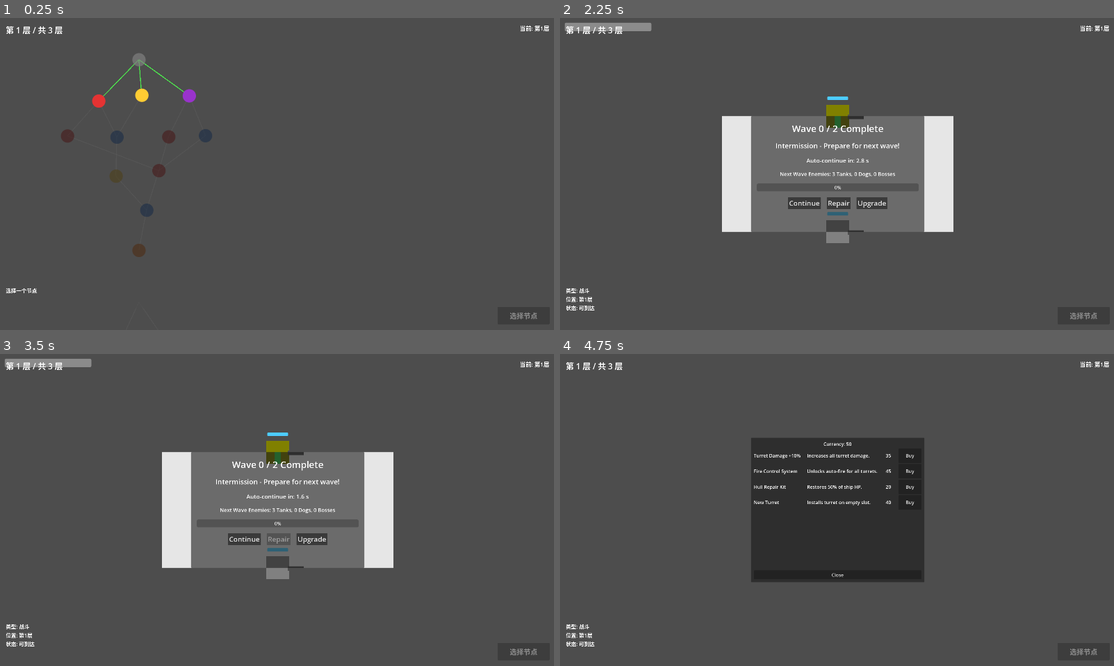
Above: before the commit, frames 1-4 (two rows, left to right).
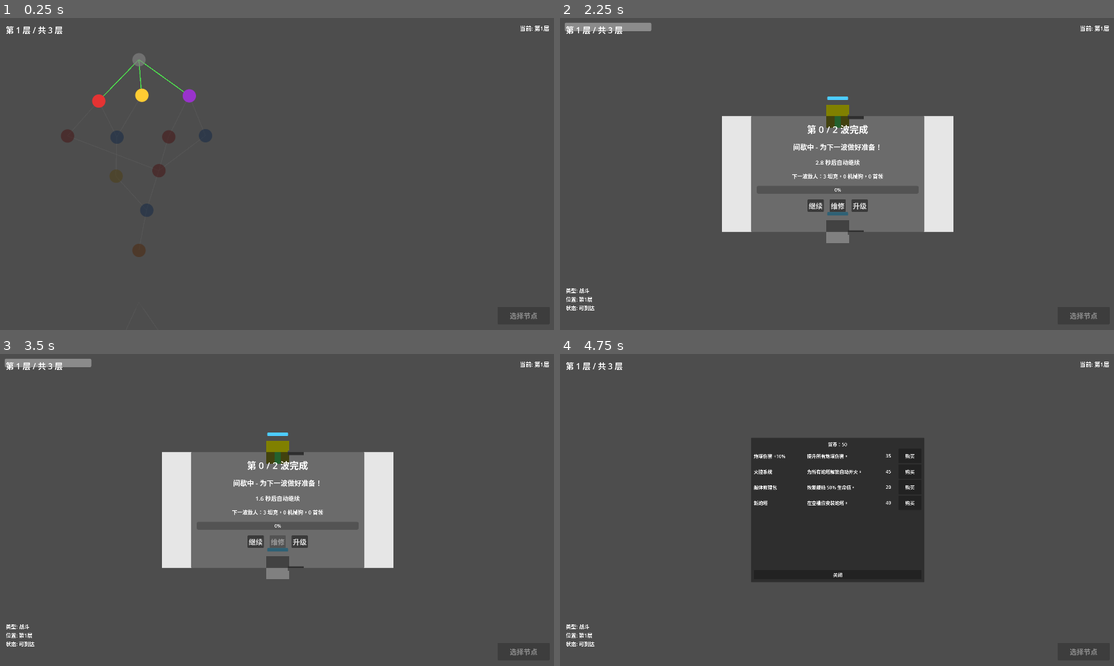
Above: after the commit, the same moments.

Repository: WhiteGiverMa/operation-taklamakan
Game: Godot game, scene res://scenes/main.tscn
The game is run twice, just before and just after one commit, with the same random seed, the same clock (stepped at 60 frames per second) and the same inputs.
Inputs (mouse positions are in pixels of both pictures, inside the frame that each line leads up to):
- Up to frame 1 (0.25 s): no input
- Up to frame 2 (2.25 s): click (698, 58) at 0.52 s; click (659, 102) at 1.27 s; click "确认前往" at 2 s
- Up to frame 3 (3.5 s): click "Repair" (after the commit: "维修") at 2.75 s
- Up to frame 4 (4.75 s): click "Upgrade" (after the commit: "升级") at 3.5 s; tap Enter (ui_accept) at 4.25, 4.52 s; move the mouse to (958, 494) at 4.27 s; hold D (move_right) from 4.28 s (still down); hold R (repair) from 4.28 s (still down); click (958, 494) at 4.42 s

The runs differ from the first frame. In frame 1, less than 0.1% of the frame differs, in the area x 1-7%, y 86-89%; in frame 2, 1.4%, in the area x 39-62%, y 34-63%; in frame 3, 1.3%; in frame 4, 0.8%.

Commit message:
feat: localize UI screens with translation mappings
Ultraworked with [Sisyphus](https://github.com/code-yeongyu/oh-my-openagent)

Co-authored-by: Sisyphus <clio-agent@sisyphuslabs.ai>

Diff:
--- a/scenes/map/shop_screen.tscn
+++ b/scenes/map/shop_screen.tscn
@@ -37,7 +37,7 @@
 
 [node name="CurrencyLabel" type="Label" parent="Panel/VBoxContainer"]
 layout_mode = 2
-text = "Currency: 100"
+text = ""
 horizontal_alignment = 1
 
 [node name="ScrollContainer" type="ScrollContainer" parent="Panel/VBoxContainer"]
@@ -51,4 +51,4 @@
 
 [node name="CloseButton" type="Button" parent="Panel/VBoxContainer"]
 layout_mode = 2
-text = "Close"
+text = ""
--- a/scenes/ui/game_over.tscn
+++ b/scenes/ui/game_over.tscn
@@ -34,16 +34,16 @@
 
 [node name="ResultLabel" type="Label" parent="VBoxContainer"]
 layout_mode = 2
-text = "DEFEAT"
+text = ""
 horizontal_alignment = 1
 vertical_alignment = 1
 
 [node name="StatsLabel" type="Label" parent="VBoxContainer"]
 layout_mode = 2
-text = "Kills: 0"
+text = ""
 horizontal_alignment = 1
 vertical_alignment = 1
 
 [node name="RestartButton" type="Button" parent="VBoxContainer"]
 layout_mode = 2
-text = "Restart"
+text = ""
--- a/scenes/ui/map_screen.tscn
+++ b/scenes/ui/map_screen.tscn
@@ -32,7 +32,7 @@
 offset_right = 300.0
 offset_bottom = 60.0
 theme_override_font_sizes/font_size = 28
-text = "第 1 层 / 共 3 层"
+text = ""
 
 [node name="CurrentLayerIndicator" type="Label" parent="MapScreen/UILayer"]
 anchors_preset = 1
@@ -44,7 +44,7 @@
 offset_bottom = 50.0
 grow_horizontal = 0
 theme_override_font_sizes/font_size = 20
-text = "当前: 第1层"
+text = ""
 horizontal_alignment = 2
 
 [node name="NodeInfo" type="Label" parent="MapScreen/UILayer"]
@@ -57,7 +57,7 @@
 offset_bottom = -20.0
 grow_vertical = 0
 theme_override_font_sizes/font_size = 18
-text = "选择一个节点"
+text = ""
 
 [node name="ConfirmButton" type="Button" parent="MapScreen/UILayer"]
 anchors_preset = 3
@@ -73,4 +73,4 @@
 grow_vertical = 0
 theme_override_font_sizes/font_size = 24
 disabled = true
-text = "选择节点"
+text = ""
--- a/scenes/ui/turret_ui.tscn
+++ b/scenes/ui/turret_ui.tscn
@@ -32,13 +32,13 @@
 
 [node name="ModeLabel" type="Label" parent="VBoxContainer"]
 layout_mode = 2
-text = "Mode: MANUAL"
+text = ""
 horizontal_alignment = 1
 
 [node name="ModeButton" type="Button" parent="VBoxContainer"]
 layout_mode = 2
-text = "Switch to AUTO"
+text = ""
 
 [node name="UpgradeButton" type="Button" parent="VBoxContainer"]
 layout_mode = 2
-text = "Unlock Fire Control (100G)"
+text = ""
--- a/scenes/ui/victory_screen.tscn
+++ b/scenes/ui/victory_screen.tscn
@@ -34,16 +34,16 @@
 
 [node name="ResultLabel" type="Label" parent="VBoxContainer"]
 layout_mode = 2
-text = "VICTORY"
+text = ""
 horizontal_alignment = 1
 vertical_alignment = 1
 
 [node name="StatsLabel" type="Label" parent="VBoxContainer"]
 layout_mode = 2
-text = "Kills: 0"
+text = ""
 horizontal_alignment = 1
 vertical_alignment = 1
 
 [node name="RestartButton" type="Button" parent="VBoxContainer"]
 layout_mode = 2
-text = "再来一局"
+text = ""
--- a/scenes/ui/wave_ui.tscn
+++ b/scenes/ui/wave_ui.tscn
@@ -41,25 +41,25 @@
 [node name="WaveLabel" type="Label" parent="Panel/VBoxContainer"]
 layout_mode = 2
 theme_override_font_sizes/font_size = 32
-text = "Wave 1 / 5 Complete"
+text = ""
 horizontal_alignment = 1
 
 [node name="StatusLabel" type="Label" parent="Panel/VBoxContainer"]
 layout_mode = 2
 theme_override_font_sizes/font_size = 24
-text = "Intermission - Prepare for next wave!"
+text = ""
 horizontal_alignment = 1
 
 [node name="TimerLabel" type="Label" parent="Panel/VBoxContainer"]
 layout_mode = 2
 theme_override_font_sizes/font_size = 20
-text = "Auto-continue in: 10.0 s"
+text = ""
 horizontal_alignment = 1
 
 [node name="EnemyInfoLabel" type="Label" parent="Panel/VBoxContainer"]
 layout_mode = 2
 theme_override_font_sizes/font_size = 18
-text = "Next Wave Enemies: 3 Tanks, 2 Dogs"
+text = ""
 horizontal_alignment = 1
 
 [node name="WaveProgressBar" type="ProgressBar" parent="Panel/VBoxContainer"]
@@ -75,14 +75,14 @@
 [node name="ContinueButton" type="Button" parent="Panel/VBoxContainer/ButtonContainer"]
 layout_mode = 2
 theme_override_font_sizes/font_size = 24
-text = "Continue"
+text = ""
 
 [node name="RepairButton" type="Button" parent="Panel/VBoxContainer/ButtonContainer"]
 layout_mode = 2
 theme_override_font_sizes/font_size = 24
-text = "Repair"
+text = ""
 
 [node name="UpgradeButton" type="Button" parent="Panel/VBoxContainer/ButtonContainer"]
 layout_mode = 2
 theme_override_font_sizes/font_size = 24
-text = "Upgrade"
+text = ""
--- a/scripts/map_node.gd
+++ b/scripts/map_node.gd
@@ -24,15 +24,15 @@
 const TYPE_END: int = NodeType.END
 const TYPE_BOSS: int = NodeType.BOSS
 
-const TYPE_NAMES := {
-	NodeType.START: "START",
-	NodeType.COMBAT: "COMBAT",
-	NodeType.ELITE: "ELITE",
-	NodeType.SHOP: "SHOP",
-	NodeType.EVENT: "EVENT",
-	NodeType.REST: "REST",
-	NodeType.END: "END",
-	NodeType.BOSS: "BOSS",
+const TYPE_IDS := {
+	NodeType.START: "start",
+	NodeType.COMBAT: "combat",
+	NodeType.ELITE: "elite",
+	NodeType.SHOP: "shop",
+	NodeType.EVENT: "event",
+	NodeType.REST: "rest",
+	NodeType.END: "end",
+	NodeType.BOSS: "boss",
 }
 
 var id: String = ""
@@ -74,7 +74,10 @@
 	visited = value
 
 func get_type_name() -> String:
-	return TYPE_NAMES.get(type, "UNKNOWN")
+	return TYPE_IDS.get(type, "unknown")
+
+func get_type_translation_key() -> String:
+	return "map.node_type.%s" % get_type_name()
 
 func is_terminal() -> bool:
 	return type == NodeType.END or type == NodeType.BOSS
--- a/scripts/shop_screen.gd
+++ b/scripts/shop_screen.gd
@@ -11,26 +11,26 @@
 const SHOP_ITEMS: Array[Dictionary] = [
 	{
 		"id": "turret_damage",
-		"name": "Turret Damage +10%",
-		"description": "Increases all turret damage.",
+		"name_key": "shop.item.turret_damage.name",
+		"description_key": "shop.item.turret_damage.desc",
 		"price": 35
 	},
 	{
 		"id": "fire_control",
-		"name": "Fire Control System",
-		"description": "Unlocks auto-fire for all turrets.",
+		"name_key": "shop.item.fire_control.name",
+		"description_key": "shop.item.fire_control.desc",
 		"price": 45
 	},
 	{
 		"id": "hull_repair",
-		"name": "Hull Repair Kit",
-		"description": "Restores 50% of ship HP.",
+		"name_key": "shop.item.hull_repair.name",
+		"description_key": "shop.item.hull_repair.desc",
 		"price": 20
 	},
 	{
 		"id": "new_turret",
-		"name": "New Turret",
-		"description": "Installs turret on empty slot.",
+		"name_key": "shop.item.new_turret.name",
+		"description_key": "shop.item.new_turret.desc",
 		"price": 40
 	}
 ]
@@ -46,6 +46,15 @@
 	EventBus.currency_changed.connect(_on_currency_changed)
 	EventBus.game_started.connect(_on_game_started)
 	close_button.pressed.connect(_on_close_pressed)
+	_connect_localization()
+	_apply_localization()
+
+func _connect_localization() -> void:
+	if not Localization.language_changed.is_connected(_on_language_changed):
+		Localization.language_changed.connect(_on_language_changed)
+
+func _on_language_changed(_locale: String) -> void:
+	_apply_localization()
 
 func _on_shop_entered() -> void:
 	_show_shop()
@@ -75,7 +84,7 @@
 	visible = false
 
 func _update_currency_display() -> void:
-	currency_label.text = "Currency: %d" % GameState.currency
+	currency_label.text = Localization.t("shop.currency", "", {"amount": GameState.currency})
 
 func _build_item_list() -> void:
 	# Clear existing items
@@ -93,13 +102,13 @@
 
 	# Name label
 	var name_label := Label.new()
-	name_label.text = data["name"]
+	name_label.text = Localization.t(data["name_key"])
 	name_label.custom_minimum_size.x = 180
 	row.add_child(name_label)
 
 	# Description label
 	var desc_label := Label.new()
-	desc_label.text = data["description"]
+	desc_label.text = Localization.t(data["description_key"])
 	desc_label.custom_minimum_size.x = 200
 	desc_label.size_flags_horizontal = Control.SIZE_EXPAND_FILL
 	row.add_child(desc_label)
@@ -113,7 +122,7 @@
 
 	# Buy button
 	var buy_button := Button.new()
-	buy_button.text = "Buy"
+	buy_button.text = Localization.t("common.buy")
 	buy_button.custom_minimum_size.x = 80
 	buy_button.pressed.connect(_on_buy_pressed.bind(data))
 	row.add_child(buy_button)
@@ -129,12 +138,20 @@
 
 	buy_button.disabled = is_purchased or not can_afford
 	if is_purchased:
-		buy_button.text = "Owned"
+		buy_button.text = Localization.t("common.owned")
 		price_label.add_theme_color_override("font_color", Color.GRAY)
 	elif not can_afford:
+		buy_button.text = Localization.t("common.buy")
 		price_label.add_theme_color_override("font_color", Color.RED)
 	else:
+		buy_button.text = Localization.t("common.buy")
 		price_label.remove_theme_color_override("font_color")
+
+func _apply_localization() -> void:
+	close_button.text = Localization.t("common.close")
+	_update_currency_display()
+	if item_list.get_child_count() > 0:
+		_build_item_list()
 
 func _update_all_items() -> void:
 	for i in range(item_list.get_child_count()):
--- a/scripts/ui/game_over.gd
+++ b/scripts/ui/game_over.gd
@@ -6,16 +6,35 @@
 @onready var stats_label: Label = $VBoxContainer/StatsLabel
 @onready var restart_button: Button = $VBoxContainer/RestartButton
 
+var _last_won: bool = false
+
 func _ready() -> void:
 	EventBus.game_over.connect(_on_game_over)
 	restart_button.pressed.connect(_on_restart_pressed)
+	_connect_localization()
+	_apply_localization(false)
 	hide()
 
+func _connect_localization() -> void:
+	if not Localization.language_changed.is_connected(_on_language_changed):
+		Localization.language_changed.connect(_on_language_changed)
+
+func _on_language_changed(_locale: String) -> void:
+	if visible:
+		_apply_localization(_last_won)
+	else:
+		restart_button.text = Localization.t("common.restart")
+
 func _on_game_over(won: bool) -> void:
-	result_label.text = "VICTORY" if won else "DEFEAT"
-	stats_label.text = "Kills: %d" % GameState.kills
+	_last_won = won
+	_apply_localization(won)
 	show()
 	get_tree().paused = true
+
+func _apply_localization(won: bool) -> void:
+	result_label.text = Localization.t("game_over.victory") if won else Localization.t("game_over.defeat")
+	stats_label.text = Localization.t("game_over.kills", "", {"kills": GameState.kills})
+	restart_button.text = Localization.t("common.restart")
 
 func _on_restart_pressed() -> void:
 	hide()
--- a/scripts/ui/map_node_ui.gd
+++ b/scripts/ui/map_node_ui.gd
@@ -21,15 +21,15 @@
 	MapNodeScript.TYPE_BOSS: Color(1.0, 0.3, 0.1),        # Orange-Red
 }
 
-const TYPE_NAMES := {
-	MapNodeScript.TYPE_START: "起点",
-	MapNodeScript.TYPE_COMBAT: "战斗",
-	MapNodeScript.TYPE_ELITE: "精英",
-	MapNodeScript.TYPE_SHOP: "商店",
-	MapNodeScript.TYPE_EVENT: "事件",
-	MapNodeScript.TYPE_REST: "休息",
-	MapNodeScript.TYPE_END: "终点",
-	MapNodeScript.TYPE_BOSS: "首领",
+const TYPE_KEYS := {
+	MapNodeScript.TYPE_START: "map.node_type.start",
+	MapNodeScript.TYPE_COMBAT: "map.node_type.combat",
+	MapNodeScript.TYPE_ELITE: "map.node_type.elite",
+	MapNodeScript.TYPE_SHOP: "map.node_type.shop",
+	MapNodeScript.TYPE_EVENT: "map.node_type.event",
+	MapNodeScript.TYPE_REST: "map.node_type.rest",
+	MapNodeScript.TYPE_END: "map.node_type.end",
+	MapNodeScript.TYPE_BOSS: "map.node_type.boss",
 }
 
 # Visual state colors
@@ -91,7 +91,8 @@
 		node_selected.emit(self)
 
 func get_type_name() -> String:
-	return TYPE_NAMES.get(node_type, "未知")
+	var type_key := str(TYPE_KEYS.get(node_type, "map.node_type.unknown"))
+	return Localization.t(type_key)
 
 func _create_circle_texture() -> void:
 	var image := Image.create(int(node_radius * 2), int(node_radius * 2), false, Image.FORMAT_RGBA8)
--- a/scripts/ui/map_screen.gd
+++ b/scripts/ui/map_screen.gd
@@ -13,6 +13,7 @@
 const MAP_VIEWPORT_HEIGHT: float = 720.0
 const LAYER_VERTICAL_GAP: float = 840.0
 const NODE_SCALE: float = 1.0
+const TOTAL_LAYERS: int = 3
 
 # Connection colors
 const COLOR_CONNECTION_ACTIVE := Color(0.8, 0.8, 0.8, 0.8)
@@ -37,6 +38,7 @@
 func _ready() -> void:
 	_setup_ui()
 	_connect_signals()
+	_connect_localization()
 	_refresh_map()
 
 func _setup_ui() -> void:
@@ -49,6 +51,13 @@
 	MapManager.current_node_changed.connect(_on_current_node_changed)
 	MapManager.layer_changed.connect(_on_layer_changed)
 
+func _connect_localization() -> void:
+	if not Localization.language_changed.is_connected(_on_language_changed):
+		Localization.language_changed.connect(_on_language_changed)
+
+func _on_language_changed(_locale: String) -> void:
+	_apply_localization()
+
 func _on_map_generated(_seed: int, _graph) -> void:
 	_refresh_map()
 
@@ -61,8 +70,11 @@
 
 func _update_layer_info() -> void:
 	var current_layer := MapManager.current_layer
-	layer_info_label.text = "第 %d 层 / 共 3 层" % [current_layer + 1]
-	current_layer_indicator.text = "当前: 第%d层" % [current_layer + 1]
+	layer_info_label.text = Localization.t("map.screen.layer_info", "", {
+		"layer": current_layer + 1,
+		"total_layers": TOTAL_LAYERS,
+	})
+	current_layer_indicator.text = Localization.t("map.screen.current_layer", "", {"layer": current_layer + 1})
 
 func _refresh_map() -> void:
 	_clear_map()
@@ -97,7 +109,7 @@
 		return
 
 	# Draw connections for all layers
-	for layer_index in range(3):
+	for layer_index in range(TOTAL_LAYERS):
 		var layer_nodes = floor_graph.get_layer_nodes(layer_index)
 		for node in layer_nodes:
 			for target_id in node.connections:
@@ -134,7 +146,7 @@
 	if floor_graph == null:
 		return
 
-	for layer_index in range(3):
+	for layer_index in range(TOTAL_LAYERS):
 		var layer_nodes = floor_graph.get_layer_nodes(layer_index)
 		for node in layer_nodes:
 			_create_node_ui(node)
@@ -149,7 +161,6 @@
 
 func _update_node_states() -> void:
 	var current_node = MapManager.current_node
-	var choices = MapManager.get_current_choices()
 
 	for node_id in _node_ui_map:
 		var node_ui: MapNodeUIScript = _node_ui_map[node_id]
@@ -190,35 +201,40 @@
 	var info_text := ""
 
 	if node_ui != null:
-		info_text = "类型: %s\n" % node_ui.get_type_name()
-		info_text += "位置: 第%d层\n" % [node_ui.layer_index + 1]
+		info_text = Localization.t("map.screen.node_info.type", "", {"type": node_ui.get_type_name()}) + "\n"
+		info_text += Localization.t("map.screen.node_info.position", "", {"layer": node_ui.layer_index + 1}) + "\n"
 
 		if node_ui.is_visited:
-			info_text += "状态: 已探索"
+			info_text += Localization.t("map.screen.node_info.state.visited")
 		elif node_ui.is_reachable:
-			info_text += "状态: 可到达"
+			info_text += Localization.t("map.screen.node_info.state.reachable")
 		else:
-			info_text += "状态: 未解锁"
+			info_text += Localization.t("map.screen.node_info.state.locked")
 	else:
-		info_text = "选择一个节点"
+		info_text = Localization.t("map.screen.select_node_hint")
 
 	node_info_label.text = info_text
 
 func _update_confirm_button() -> void:
 	if _selected_node_ui == null:
 		confirm_button.disabled = true
-		confirm_button.text = "选择节点"
+		confirm_button.text = Localization.t("map.screen.confirm.select")
 		return
 
 	var can_confirm := _selected_node_ui.is_reachable and not _selected_node_ui.is_visited
 	confirm_button.disabled = not can_confirm
 
 	if _selected_node_ui.is_visited:
-		confirm_button.text = "已探索"
+		confirm_button.text = Localization.t("map.screen.confirm.visited")
 	elif not _selected_node_ui.is_reachable:
-		confirm_button.text = "未解锁"
+		confirm_button.text = Localization.t("map.screen.confirm.locked")
 	else:
-		confirm_button.text = "确认前往"
+		confirm_button.text = Localization.t("map.screen.confirm.go")
+
+func _apply_localization() -> void:
+	_update_layer_info()
+	_update_node_info(_selected_node_ui)
+	_update_confirm_button()
 
 func _on_confirm_pressed() -> void:
 	if _selected_node_ui == null:
--- a/scripts/ui/turret_ui.gd
+++ b/scripts/ui/turret_ui.gd
@@ -10,27 +10,35 @@
 @onready var upgrade_button: Button = $VBoxContainer/UpgradeButton
 
 func _ready() -> void:
+	_connect_localization()
 	_update_ui()
 	mode_button.pressed.connect(_on_mode_button_pressed)
 	upgrade_button.pressed.connect(_on_upgrade_button_pressed)
 
+func _connect_localization() -> void:
+	if not Localization.language_changed.is_connected(_on_language_changed):
+		Localization.language_changed.connect(_on_language_changed)
+
+func _on_language_changed(_locale: String) -> void:
+	_update_ui()
+
 func _update_ui() -> void:
 	if not turret:
-		mode_label.text = "Mode: MANUAL"
-		mode_button.text = "Switch to AUTO"
-		upgrade_button.text = "Fire Control: LOCKED"
+		mode_label.text = Localization.t("turret_ui.mode.manual")
+		mode_button.text = Localization.t("turret_ui.switch_to_auto")
+		upgrade_button.text = Localization.t("turret_ui.fire_control_locked")
 		upgrade_button.disabled = true
 		return
 
 	# Show manual/auto mode based on actual turret state
 	if turret.is_manual_mode:
-		mode_label.text = "Mode: MANUAL"
-		mode_button.text = "Switch to AUTO"
+		mode_label.text = Localization.t("turret_ui.mode.manual")
+		mode_button.text = Localization.t("turret_ui.switch_to_auto")
 	else:
-		mode_label.text = "Mode: AUTO"
-		mode_button.text = "Switch to MANUAL"
+		mode_label.text = Localization.t("turret_ui.mode.auto")
+		mode_button.text = Localization.t("turret_ui.switch_to_manual")
 
-	upgrade_button.text = "Fire Control: LOCKED"
+	upgrade_button.text = Localization.t("turret_ui.fire_control_locked")
 	upgrade_button.disabled = true
 
 func _on_mode_button_pressed() -> void:
--- a/scripts/ui/victory_screen.gd
+++ b/scripts/ui/victory_screen.gd
@@ -9,14 +9,33 @@
 func _ready() -> void:
 	EventBus.game_over.connect(_on_game_over)
 	restart_button.pressed.connect(_on_restart_pressed)
+	_connect_localization()
+	_apply_localization()
 	hide()
+
+func _connect_localization() -> void:
+	if not Localization.language_changed.is_connected(_on_language_changed):
+		Localization.language_changed.connect(_on_language_changed)
+
+func _on_language_changed(_locale: String) -> void:
+	if visible:
+		_apply_localization()
+	else:
+		restart_button.text = Localization.t("common.restart")
 
 func _on_game_over(won: bool) -> void:
 	if won:
-		result_label.text = "VICTORY"
-		stats_label.text = "Kills: %d\nLayer: %d" % [GameState.kills, GameState.current_layer]
+		_apply_localization()
 		show()
 		get_tree().paused = true
+
+func _apply_localization() -> void:
+	result_label.text = Localization.t("victory.title")
+	stats_label.text = Localization.t("victory.stats", "", {
+		"kills": GameState.kills,
+		"layer": GameState.current_layer,
+	})
+	restart_button.text = Localization.t("common.restart")
 
 func _on_restart_pressed() -> void:
 	hide()
--- a/scripts/ui/wave_ui.gd
+++ b/scripts/ui/wave_ui.gd
@@ -20,6 +20,8 @@
 	_hide_ui()
 	_find_wave_manager()
 	_connect_signals()
+	_connect_localization()
+	_apply_localization()
 
 func _process(_delta: float) -> void:
 	if not _wave_manager:
@@ -45,6 +47,13 @@
 		if not _wave_manager.intermission_ended.is_connected(_on_intermission_ended):
 			_wave_manager.intermission_ended.connect(_on_intermission_ended)
 
+func _connect_localization() -> void:
+	if not Localization.language_changed.is_connected(_on_language_changed):
+		Localization.language_changed.connect(_on_language_changed)
+
+func _on_language_changed(_locale: String) -> void:
+	_apply_localization()
+
 func _find_wave_manager() -> void:
 	_wave_manager = WaveManager
 
@@ -69,11 +78,11 @@
 	var current_wave = _wave_manager.current_wave
 	var total_waves = _wave_manager.total_waves
 
-	wave_label.text = "Wave %d / %d Complete" % [current_wave, total_waves]
-	status_label.text = "Intermission - Prepare for next wave!"
+	wave_label.text = Localization.t("wave.ui.complete_title", "", {"wave": current_wave, "total": total_waves})
+	status_label.text = Localization.t("wave.ui.intermission_status")
 
 	var time_remaining = _wave_manager.get_intermission_time_remaining()
-	timer_label.text = "Auto-continue in: %.1f s" % time_remaining
+	timer_label.text = Localization.t("wave.ui.auto_continue", "", {"seconds": "%.1f" % time_remaining})
 
 	# Get next wave info
 	var next_wave_data = null
@@ -81,9 +90,13 @@
 		next_wave_data = _wave_manager.wave_set.get_wave(current_wave + 1)
 	if next_wave_data and next_wave_data.has_method("get_enemy_counts"):
 		var enemy_counts = next_wave_data.get_enemy_counts()
-		enemy_info_label.text = "Next Wave Enemies: %d Tanks, %d Dogs, %d Bosses" % [enemy_counts.get("tank", 0), enemy_counts.get("mechanical_dog", 0), enemy_counts.get("boss_tank", 0)]
+		enemy_info_label.text = Localization.t("wave.ui.next_wave_enemies", "", {
+			"tanks": enemy_counts.get("tank", 0),
+			"dogs": enemy_counts.get("mechanical_dog", 0),
+			"bosses": enemy_counts.get("boss_tank", 0),
+		})
 	else:
-		enemy_info_label.text = "Next Wave: Unknown"
+		enemy_info_label.text = Localization.t("wave.ui.next_wave_unknown")
 
 	# Update progress bar
 	wave_progress_bar.value = float(current_wave) / float(total_waves) * 100.0
@@ -109,10 +122,17 @@
 	button_container.visible = false
 	wave_progress_bar.visible = false
 
-	wave_label.text = "All Waves Complete!"
-	status_label.text = "Combat session finished!"
+	wave_label.text = Localization.t("wave.ui.all_complete")
+	status_label.text = Localization.t("wave.ui.combat_finished")
 	timer_label.text = ""
-	enemy_info_label.text = "Victory!"
+	enemy_info_label.text = Localization.t("wave.ui.victory")
+
+func _apply_localization() -> void:
+	continue_button.text = Localization.t("common.continue")
+	repair_button.text = Localization.t("common.repair")
+	upgrade_button.text = Localization.t("common.upgrade")
+	if _wave_manager:
+		_update_ui()
 
 func _on_continue_pressed() -> void:
 	if _wave_manager:
@@ -133,16 +153,16 @@
 	EventBus.shop_entered.emit()
 	upgrade_button.disabled = true
 
-func _on_wave_started(wave_number: int) -> void:
+func _on_wave_started(_wave_number: int) -> void:
 	_hide_ui()
 
-func _on_wave_complete(wave_number: int) -> void:
+func _on_wave_complete(_wave_number: int) -> void:
 	_show_ui()
 
 func _on_all_waves_complete() -> void:
 	_show_completion_ui()
 
-func _on_intermission_started(duration: float) -> void:
+func _on_intermission_started(_duration: float) -> void:
 	_show_ui()
 
 func _on_intermission_ended() -> void:
